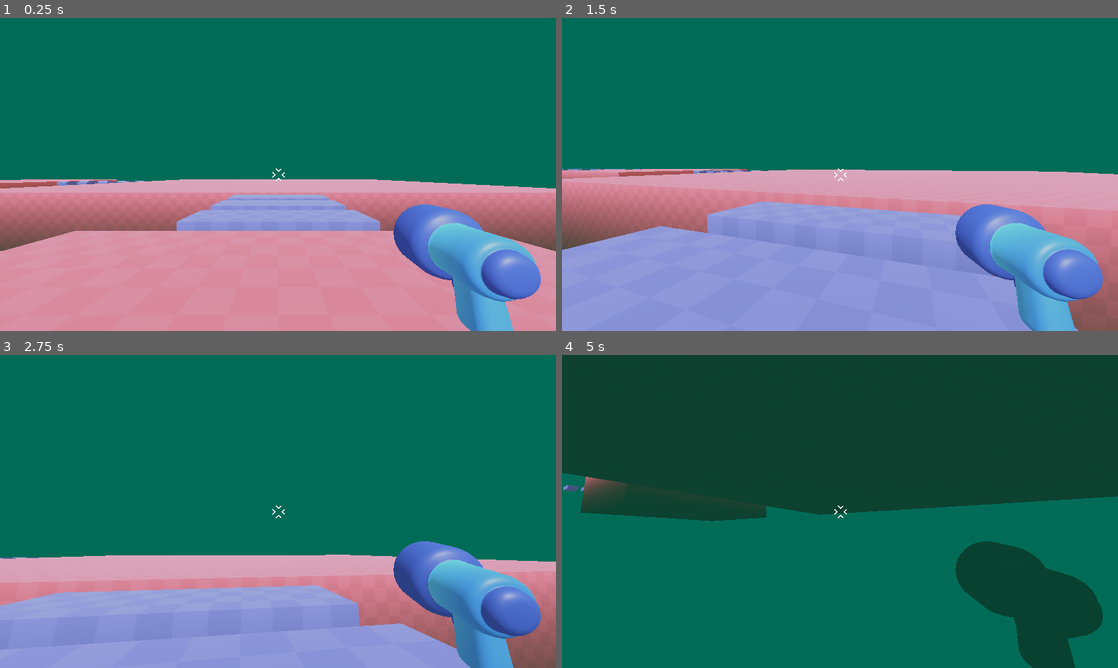
Above: before the commit, frames 1-4 (two rows, left to right).
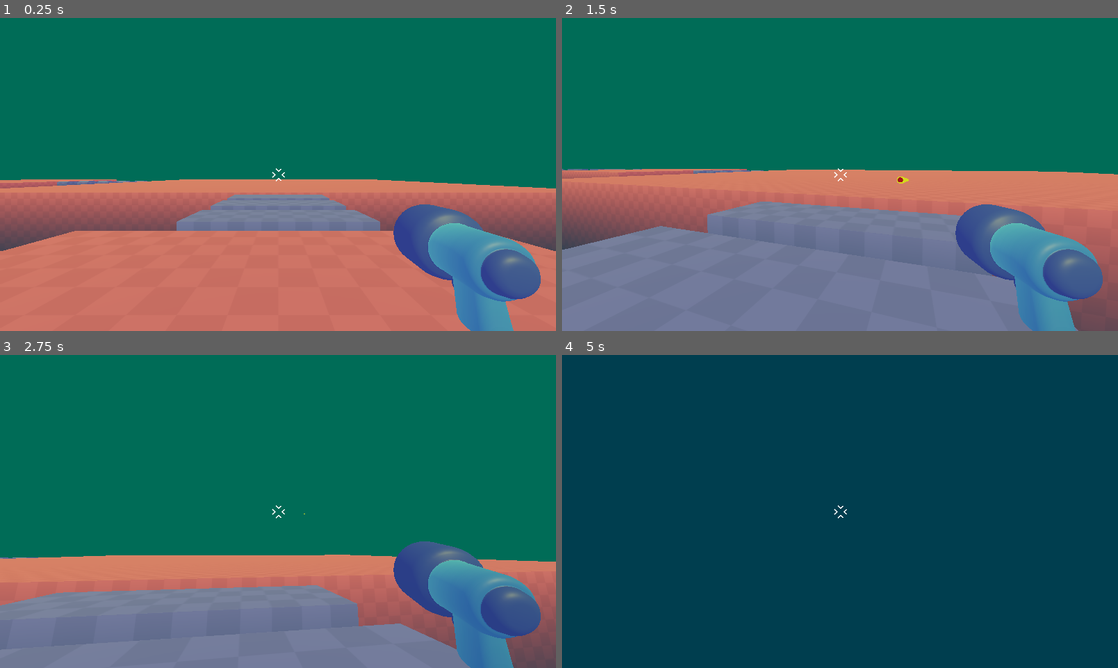
Above: after the commit, the same moments.

Repository: Vibhab-T/3D-Arena-Royale
Game: Godot game, scene res://scenes/game.tscn
Same seed, same stepped clock (60 frames per second), same inputs: the game is played once before the commit and once after it. This scene is started directly instead of the project's main scene.
Inputs (mouse positions are in pixels of both pictures, inside the frame that each line leads up to):
- Up to frame 1 (0.25 s): no input
- Up to frame 2 (1.5 s): tap Enter at 0.5 s; move the mouse to (867, 174) at 0.52 s; hold W (move_forward) from 0.53 s (still down); click (867, 174) at 0.6 s; tap Space (jump) at 0.77 s; move the mouse to (812, 174) at 1.27 s; click (812, 174) at 1.35 s
- Up to frame 3 (2.75 s): keep holding W (move_forward); tap Space (jump) at 1.52 s; move the mouse to (289, 505) at 2.02 s; click (289, 505) at 2.1 s
- Up to frame 4 (5 s): keep holding W (move_forward); move the mouse to (834, 517) at 2.77 s; click (834, 517) at 2.85 s; tap Space (jump) at 3.02, 3.77, 4.52 s; move the mouse to (878, 514) at 3.52 s; click (878, 514) at 3.6 s; move the mouse to (795, 508) at 4.27 s; click (795, 508) at 4.35 s

The runs differ from the first frame. In frame 1, 46% of the frame differs, in the area x 0-100%, y 51-100%; in frame 2, 50%; in frame 3, 34%; in frame 4, 100%, in the area x 0-100%, y 0-100%.

Commit message:
added bulletPEWPEWPEWPWEPWEP

Diff:
--- a/project.godot
+++ b/project.godot
@@ -52,6 +52,11 @@
 "events": [Object(InputEventKey,"resource_local_to_scene":false,"resource_name":"","device":-1,"window_id":0,"alt_press …(191 unchanged characters)…
 ]
 }
+shoot={
+"deadzone": 0.5,
+"events": [Object(InputEventMouseButton,"resource_local_to_scene":false,"resource_name":"","device":-1,"window_id":0,"alt_pressed":false,"shift_pressed":false,"ctrl_pressed":false,"meta_pressed":false,"button_mask":1,"position":Vector2(191, 12),"global_position":Vector2(200, 58),"factor":1.0,"button_index":1,"canceled":false,"pressed":true,"double_click":false,"script":null)
+]
+}
 
 [rendering]
 
--- /dev/null
+++ b/scenes/bullet_3d.tscn
@@ -0,0 +1,19 @@
+[gd_scene load_steps=4 format=3 uid="uid://cq5crg7bj75yn"]
+
+[ext_resource type="PackedScene" uid="uid://c2072js1266yh" path="res://scenes/projectile_3d.tscn" id="1_rywrb"]
+[ext_resource type="Script" path="res://scripts/bullet_3d.gd" id="1_xb6bw"]
+
+[sub_resource type="SphereShape3D" id="SphereShape3D_kx8a0"]
+radius = 0.001
+
+[node name="Bullet3D" type="Area3D"]
+transform = Transform3D(0.0207909, 0, 0.387399, 0, 0.387956, 0, -0.387399, 0, 0.0207909, 0.372663, 1.22593, -0.487783)
+top_level = true
+script = ExtResource("1_xb6bw")
+
+[node name="CollisionShape3D" type="CollisionShape3D" parent="."]
+transform = Transform3D(-0.490257, 0.361053, -0.793277, 0.0369492, -0.900734, -0.432796, -0.870794, -0.241492, 0.428251, 0.0221491, 0, 0)
+shape = SubResource("SphereShape3D_kx8a0")
+
+[node name="Projectile3D" parent="." instance=ExtResource("1_rywrb")]
+transform = Transform3D(0.595, 0, -3.72529e-09, 0, 0.595, 0, 3.72529e-09, 0, 0.595, 0, 0, 0)
--- a/scenes/game.tscn
+++ b/scenes/game.tscn
@@ -13,7 +13,7 @@
 tonemap_exposure = 1.45
 tonemap_white = 4.15
 fog_enabled = true
-fog_light_color = Color(0.0417774, 0.204678, 0.156038, 1)
+fog_light_color = Color(0.0115418, 0.195091, 0.244395, 1)
 fog_height = 1.14
 fog_height_density = 0.55
 adjustment_enabled = true
@@ -26,54 +26,12 @@
 size = Vector3(10, 10, 10)
 material = ExtResource("1_rwdq6")
 
-[node name="CSGBox3D2" type="CSGBox3D" parent="."]
-transform = Transform3D(1, 0, 0, 0, 1, 0, 0, 0, 1, 0, -5, 37.5719)
-use_collision = true
-size = Vector3(56, 10, 43)
-material = ExtResource("1_rwdq6")
-
-[node name="CSGBox3D6" type="CSGBox3D" parent="."]
-transform = Transform3D(1, 0, 0, 0, 1, 0, 0, 0, 1, 92.5, -5, 60.5719)
-use_collision = true
-size = Vector3(27, 10, 29)
-material = ExtResource("1_rwdq6")
-
-[node name="CSGBox3D8" type="CSGBox3D" parent="."]
-transform = Transform3D(1, 0, 0, 0, 1, 0, 0, 0, 1, -59.5, -5, -43.4281)
-use_collision = true
-size = Vector3(27, 10, 29)
-material = ExtResource("1_rwdq6")
-
-[node name="CSGBox3D9" type="CSGBox3D" parent="."]
-transform = Transform3D(1, 0, 0, 0, 1, 0, 0, 0, 1, -59.5, -5, 54.5719)
-use_collision = true
-size = Vector3(27, 10, 29)
-material = ExtResource("1_rwdq6")
-
-[node name="CSGBox3D4" type="CSGBox3D" parent="."]
-transform = Transform3D(1, 0, 0, 0, 1, 0, 0, 0, 1, 90.6, -5, -0.428062)
-use_collision = true
-size = Vector3(56, 10, 43)
-material = ExtResource("1_rwdq6")
-
-[node name="CSGBox3D5" type="CSGBox3D" parent="."]
-transform = Transform3D(1, 0, 0, 0, 1, 0, 0, 0, 1, -92.5, -5, -0.428062)
-use_collision = true
-size = Vector3(56, 10, 43)
-material = ExtResource("1_rwdq6")
-
-[node name="CSGBox3D3" type="CSGBox3D" parent="."]
-transform = Transform3D(1, 0, 0, 0, 1, 0, 0, 0, 1, 0, -5, -37.4734)
-use_collision = true
-size = Vector3(56, 10, 43)
-material = ExtResource("1_rwdq6")
-
 [node name="Player" parent="." instance=ExtResource("1_ooyx7")]
 transform = Transform3D(1, 0, 0, 0, 1, 0, 0, 0, 1, 0, 0.6, 0)
 
 [node name="DirectionalLight3D" type="DirectionalLight3D" parent="."]
-transform = Transform3D(1, -2.10734e-08, 2.10734e-08, 0, 0.707107, 0.707107, -2.98023e-08, -0.707107, 0.707107, 0, 4, 6)
-light_energy = 1.329
+transform = Transform3D(0.965926, -0.183013, 0.183013, 0, 0.707107, 0.707107, -0.258819, -0.683013, 0.683013, 8, 130, 138)
+light_color = Color(0.727342, 0.755292, 0.104892, 1)
 
 [node name="WorldEnvironment" type="WorldEnvironment" parent="."]
 environment = SubResource("Environment_pmky1")
@@ -277,3 +235,47 @@
 use_collision = true
 size = Vector3(6, 1, 2)
 material = ExtResource("2_oha5r")
+
+[node name="Platforms" type="Node" parent="."]
+
+[node name="CSGBox3D2" type="CSGBox3D" parent="Platforms"]
+transform = Transform3D(1, 0, 0, 0, 1, 0, 0, 0, 1, 0, -30, 37.5719)
+use_collision = true
+size = Vector3(56, 60, 43)
+material = ExtResource("1_rwdq6")
+
+[node name="CSGBox3D6" type="CSGBox3D" parent="Platforms"]
+transform = Transform3D(1, 0, 0, 0, 1, 0, 0, 0, 1, 92.5, -30, 60.5719)
+use_collision = true
+size = Vector3(27, 60, 29)
+material = ExtResource("1_rwdq6")
+
+[node name="CSGBox3D8" type="CSGBox3D" parent="Platforms"]
+transform = Transform3D(1, 0, 0, 0, 1, 0, 0, 0, 1, -59.5, -30, -43.4281)
+use_collision = true
+size = Vector3(27, 60, 29)
+material = ExtResource("1_rwdq6")
+
+[node name="CSGBox3D9" type="CSGBox3D" parent="Platforms"]
+transform = Transform3D(1, 0, 0, 0, 1, 0, 0, 0, 1, -59.5, -30, 54.5719)
+use_collision = true
+size = Vector3(27, 60, 29)
+material = ExtResource("1_rwdq6")
+
+[node name="CSGBox3D4" type="CSGBox3D" parent="Platforms"]
+transform = Transform3D(1, 0, 0, 0, 1, 0, 0, 0, 1, 90.6, -30, -0.428062)
+use_collision = true
+size = Vector3(56, 60, 43)
+material = ExtResource("1_rwdq6")
+
+[node name="CSGBox3D5" type="CSGBox3D" parent="Platforms"]
+transform = Transform3D(1, 0, 0, 0, 1, 0, 0, 0, 1, -92.5, -30, -0.428062)
+use_collision = true
+size = Vector3(56, 60, 43)
+material = ExtResource("1_rwdq6")
+
+[node name="CSGBox3D3" type="CSGBox3D" parent="Platforms"]
+transform = Transform3D(1, 0, 0, 0, 1, 0, 0, 0, 1, 0, -30, -37.4734)
+use_collision = true
+size = Vector3(56, 60, 43)
+material = ExtResource("1_rwdq6")
--- a/scenes/player.tscn
+++ b/scenes/player.tscn
@@ -20,6 +20,9 @@
 [node name="gun_model" parent="Camera3D" instance=ExtResource("1_2p0nu")]
 transform = Transform3D(-0.250971, 0, 0.0271224, 0, 0.252432, 0, -0.0271224, 0, -0.250971, 0.367139, -0.159427, -0.404753)
 
+[node name="Marker3D" type="Marker3D" parent="Camera3D/gun_model"]
+transform = Transform3D(0.999999, 0, 3.72529e-08, 0, 1, 0, -3.72529e-08, 0, 0.999999, 3.1352e-05, 0.0476685, 0.604994)
+
 [node name="Reticle" type="TextureRect" parent="."]
 anchors_preset = 8
 anchor_left = 0.5
--- /dev/null
+++ b/scenes/projectile_3d.tscn
@@ -0,0 +1,15 @@
+[gd_scene load_steps=4 format=3 uid="uid://c2072js1266yh"]
+
+[ext_resource type="PackedScene" uid="uid://bu7o1cvps128" path="res://assets/player/projectile/projectile_model.glb" id="1_fibur"]
+[ext_resource type="Shader" path="res://assets/player/projectile/projectile.gdshader" id="2_ehcon"]
+
+[sub_resource type="ShaderMaterial" id="ShaderMaterial_yy15k"]
+render_priority = 0
+shader = ExtResource("2_ehcon")
+shader_parameter/tail_color = Color(0.835, 1, 0.1, 1)
+shader_parameter/head_color = Color(0.543675, 0.0806525, 0.0981948, 1)
+
+[node name="Projectile3D" instance=ExtResource("1_fibur")]
+
+[node name="Projectile" parent="." index="0"]
+material_override = SubResource("ShaderMaterial_yy15k")
--- /dev/null
+++ b/scripts/bullet_3d.gd
@@ -0,0 +1,14 @@
+extends Area3D
+
+const SPEED = 100.0
+const RANGE = 120.0
+
+var distance_travelled = 0.0
+
+func _physics_process(delta: float) -> void:
+	position += transform.basis.z * SPEED * delta
+	distance_travelled += SPEED * delta
+
+	# delete bullet from scene after exceeding range
+	if distance_travelled > RANGE:
+		queue_free()
--- a/scripts/player.gd
+++ b/scripts/player.gd
@@ -1,6 +1,8 @@
 extends CharacterBody3D
 
+@onready var marker: Marker3D = $Camera3D/gun_model/Marker3D
 @onready var camera: Camera3D = $Camera3D
+const BULLET = preload("res://scenes/bullet_3d.tscn")
 
 const Y_MOUSE_SPEED = 0.2
 const X_MOUSE_SPEED = 0.01
@@ -39,3 +41,13 @@
 	elif Input.is_action_just_released("jump") and velocity.y > 0.0:
 		velocity.y = 0.0
 	move_and_slide();
+
+	if Input.is_action_just_pressed("shoot"):
+		shoot_bullet()
+
+func shoot_bullet():
+	var new_bullet = BULLET.instantiate()
+	marker.add_child(new_bullet)
+
+	# take position of marker and apply it to bullet
+	new_bullet.global_transform = marker.global_transform
